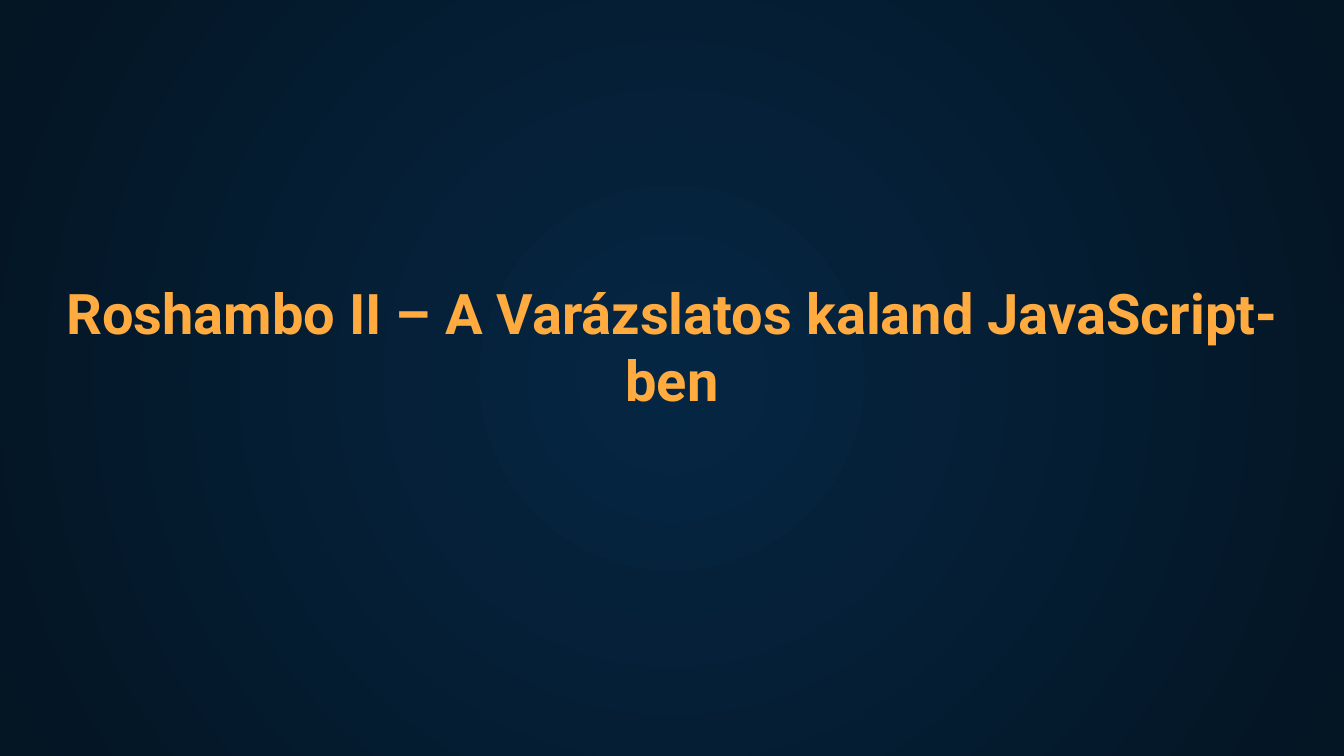
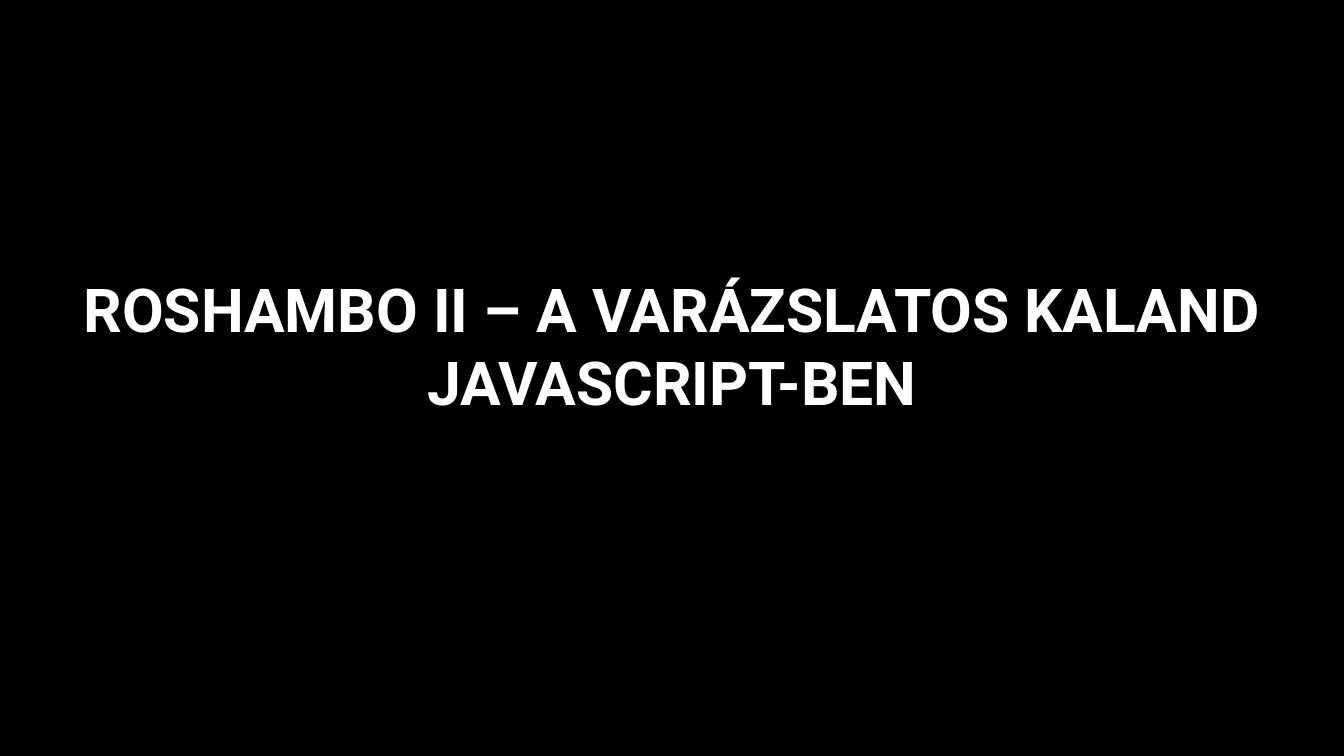
Before and after one commit to VarosiBendeguz/projektCuccli, a slide deck: slide 1 of pages/weboldal/ppt/project_game.pptx. Drawn at 1344x756 pixels with LibreOffice and Linux fonts; fonts in the diff are those of the drawing; background and template pictures are left out. Boxes give left, top, right and bottom in pixels: in the first picture for what was removed or moved away, otherwise in the second. Text is boxed around its words. In the diff, an @@ line names an element or a change of style, - is before the commit and + after.

```diff
--- a/pages/weboldal/ppt/project_game.pptx
+++ b/pages/weboldal/ppt/project_game.pptx
@@ background gradient #052643 to #041523 to picture (left out) @@
@@ title at [84, 278, 1260, 406]: text changed; size 40 to 43.2 pt; text colour #FFAB40 to #FFFFFF @@
-Roshambo II – A Varázslatos kaland JavaScript-ben
+ROSHAMBO II – A VARÁZSLATOS KALAND JAVASCRIPT-BEN
```
Also in this commit, not shown: 26 other slides changed.
